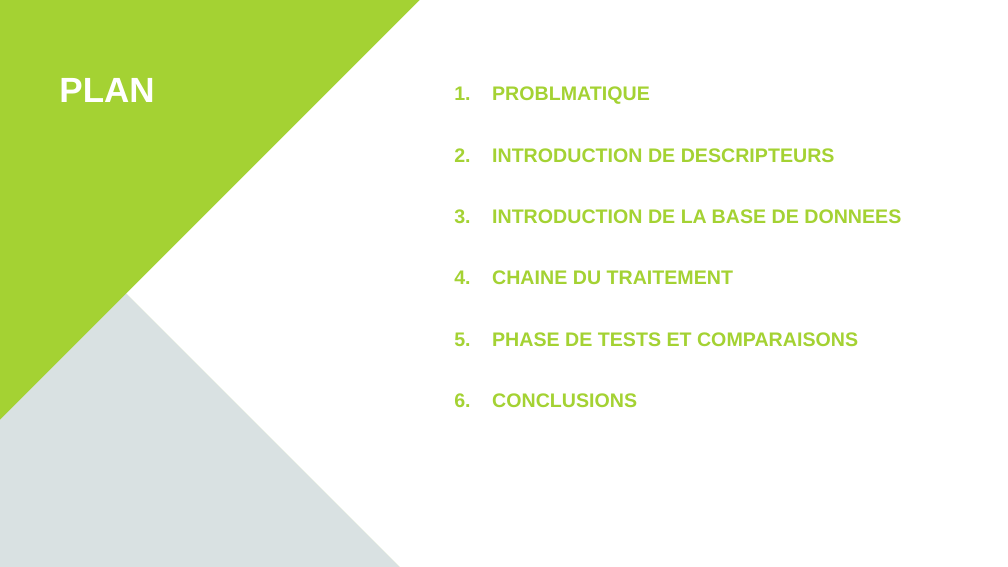
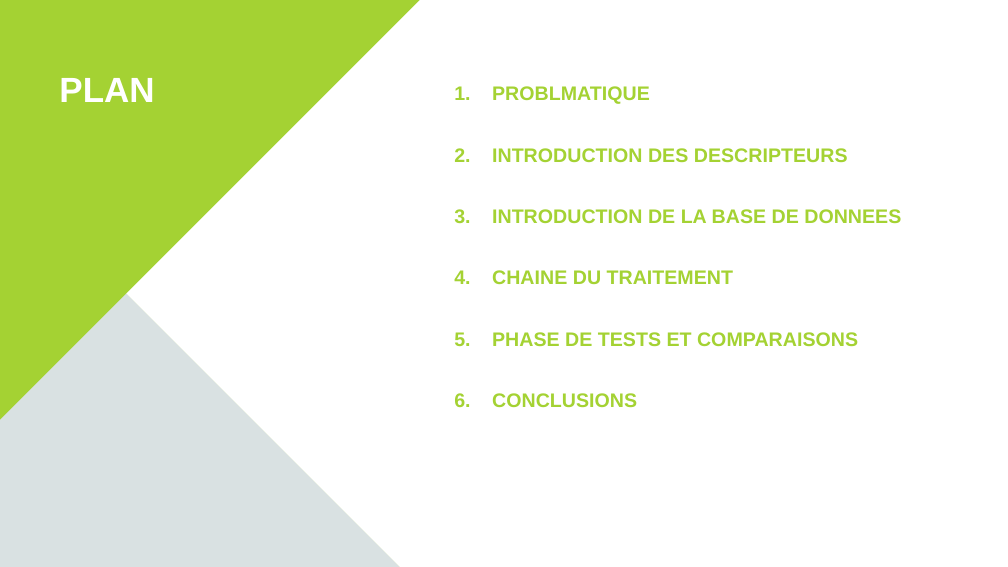
Before and after one commit to tbjszhu/516_lot1, a slide deck: slide 2 of rapport/lot1_presentation.pptx. Drawn at 1008x567 pixels with LibreOffice and Linux fonts; fonts in the diff are those of the drawing; background and template pictures are left out. Boxes give left, top, right and bottom in pixels: in the first picture for what was removed or moved away, otherwise in the second. Text is boxed around its words. In the diff, an @@ line names an element or a change of style, - is before the commit and + after.

```diff
--- a/rapport/lot1_presentation.pptx
+++ b/rapport/lot1_presentation.pptx
@@ text at <box>492,148,848,162</box>: text changed @@
-2. INTRODUCTION DE DESCRIPTEURS
+2. INTRODUCTION DES DESCRIPTEURS
```
Also in this commit, not shown: 2 other slides changed.
